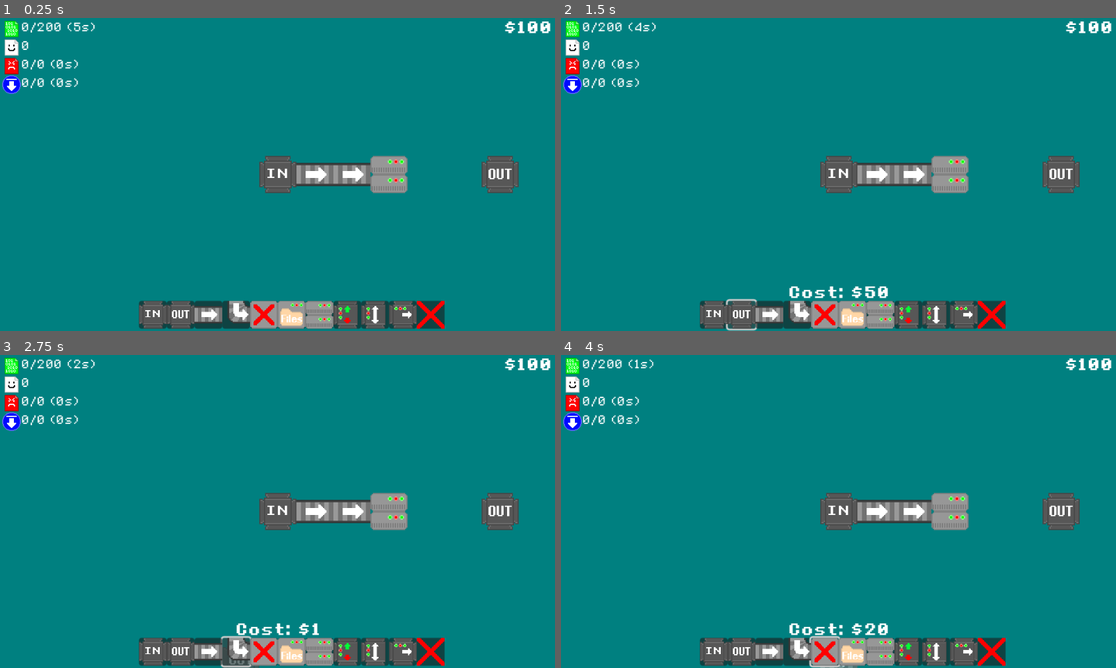
Above: before the commit, frames 1-4 (two rows, left to right).
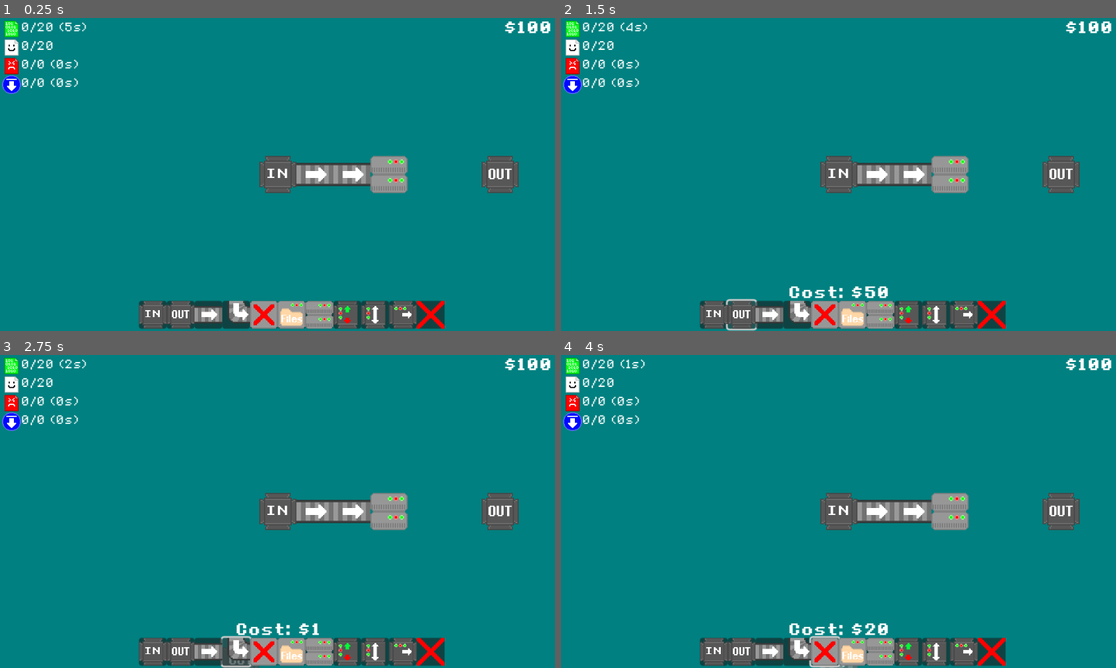
Above: after the commit, the same moments.

Repository: Birb-Games/gmtk-game-jam-2024
Game: Godot game, scene res://scenes/Root.tscn
Two runs of this game, one before a commit and one after it. Both use one fixed random seed, a clock stepped at 60 frames per second and the inputs below.
Inputs (mouse positions are in pixels of both pictures, inside the frame that each line leads up to):
- Up to frame 1 (0.25 s): no input
- Up to frame 2 (1.5 s): click (716, 315) at 0.5 s; click (744, 315) at 1.25 s
- Up to frame 3 (2.75 s): click (238, 652) at 2 s
- Up to frame 4 (4 s): click (771, 652) at 2.75 s; click (827, 652) at 3.5 s

The runs differ from the first frame. In frame 1, 0.2% of the frame differs, in the area x 5-18%, y 1-11%; in frame 2, 0.2%; in frame 3, 0.2%; in frame 4, 0.2%.

Commit message:
Added game over conditions

Diff:
--- a/scripts/get.gd
+++ b/scripts/get.gd
@@ -14,7 +14,7 @@
 	# NO YOU ARE NOT SUPPOSED TO PUT THIS IN AN OUTPUT
 	# Lose a coin
 	$/root/Root.add_coins(-5)
-	$/root/Root.spawn_counts["spawn_get"] -= 1
+	$/root/Root.spawn_counts["get"] -= 1
 	queue_free()
 
 func _on_moveable_item_server() -> void:
@@ -27,7 +27,7 @@
 	var instance = ret.instantiate()
 	instance.position = position
 	$/root/Root/Requests.add_child(instance)
-	$/root/Root.spawn_counts["spawn_get"] -= 1
+	$/root/Root.spawn_counts["get"] -= 1
 	queue_free()
 
 func _on_area_entered(area: Area2D) -> void:
@@ -39,11 +39,11 @@
 		collision_counts -= 1
 
 func _on_moveable_item_empty() -> void:
-	$/root/Root.spawn_counts["spawn_get"] -= 1
+	$/root/Root.spawn_counts["get"] -= 1
 	$/root/Root.add_coins(-5)
 	queue_free()
 
 func _on_moveable_item_deleter() -> void:
-	$/root/Root.spawn_counts["spawn_get"] -= 1
+	$/root/Root.spawn_counts["get"] -= 1
 	$/root/Root.add_coins(-5)
 	queue_free()
--- a/scripts/hud.gd
+++ b/scripts/hud.gd
@@ -73,10 +73,11 @@
 
 
 func update_text():
-	$Counts/GetCount.text = str($/root/Root.spawn_counts["spawn_get"])
-	$Counts/GetCount.text += "/" + str($/root/Root.max_counts["spawn_get"])
-	$Counts/GetCount.text += " (" + str(int(round($/root/Root.timers["spawn_get"]))) + "s)"
+	$Counts/GetCount.text = str($/root/Root.spawn_counts["get"])
+	$Counts/GetCount.text += "/" + str($/root/Root.max_counts["get"])
+	$Counts/GetCount.text += " (" + str(int(round($/root/Root.timers["get"]))) + "s)"
 	$Counts/RetCount.text = str($/root/Root.spawn_counts["return"])
+	$Counts/RetCount.text += "/" + str($/root/Root.max_counts["return"])
 	if $/root/Root.tile_costs.has(selected):
 		$Cost.text = "Cost: $" + str($/root/Root.tile_costs[selected])
 	else:
--- a/scripts/root.gd
+++ b/scripts/root.gd
@@ -10,21 +10,22 @@
 # keeps track of the number of backed up requests, if any of these
 # exceed a certain threshold then you lose the game
 var spawn_counts = {
-	"spawn_get": 0,
+	"get": 0,
 	"return": 0
 }
 
 var max_counts = {
-	"spawn_get": 200,
+	"get": 20,
+	"return": 20
 }
 
 # once a timer runs out, reset it to these times
 var reset_times = {
-	"spawn_get": 5.0
+	"get": 5.0
 }
 
 var timers = {
-	"spawn_get": 5.0
+	"get": 5.0
 }
 
 var input_pipes = []
@@ -111,7 +112,7 @@
 			# Chose a random input pipe
 			var rand_pipe = input_pipes[randi() % len(input_pipes)]
 			var instance
-			if id == "spawn_get":
+			if id == "get":
 				instance = get_request.instantiate()
 			# Place the request in the world
 			instance.position = $TopTileMapLayer.map_to_local(rand_pipe)
@@ -148,6 +149,18 @@
 			$PreviewTileMapLayer.material.set_shader_parameter("remove", false)
 			$PreviewTileMapLayer.set_cell(current_tile, 0, tile_atlas_positions[$HUD.get_selected()], alternative)
 
+func check_game_over():
+	for item in spawn_counts:
+		if max_counts[item]:
+			if spawn_counts[item] > max_counts[item]:
+				game_over()
+	if coins < 0:
+		game_over()
+
+func game_over():
+	get_tree().paused = true
+	$HUD/Paused.text = "Game Over"
+
 # Called every frame. 'delta' is the elapsed time since the previous frame.
 func _process(delta: float) -> void:
 	if !get_tree().paused:
@@ -155,7 +168,7 @@
 	display_preview()
 	spawn()
 	$HUD.update_text()
-
+	check_game_over()
 
 	if Input.is_action_just_pressed("pause"):
 		get_tree().paused = !get_tree().paused
